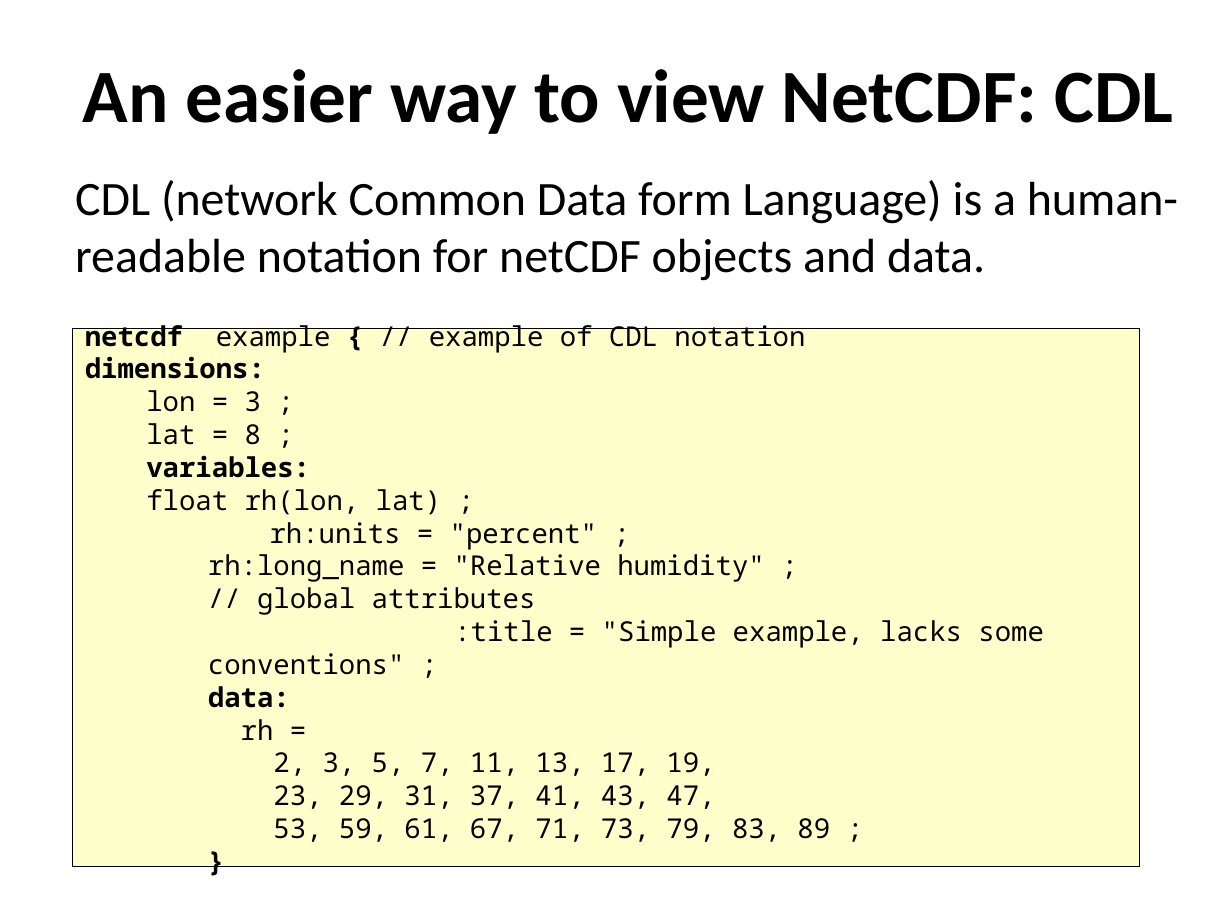
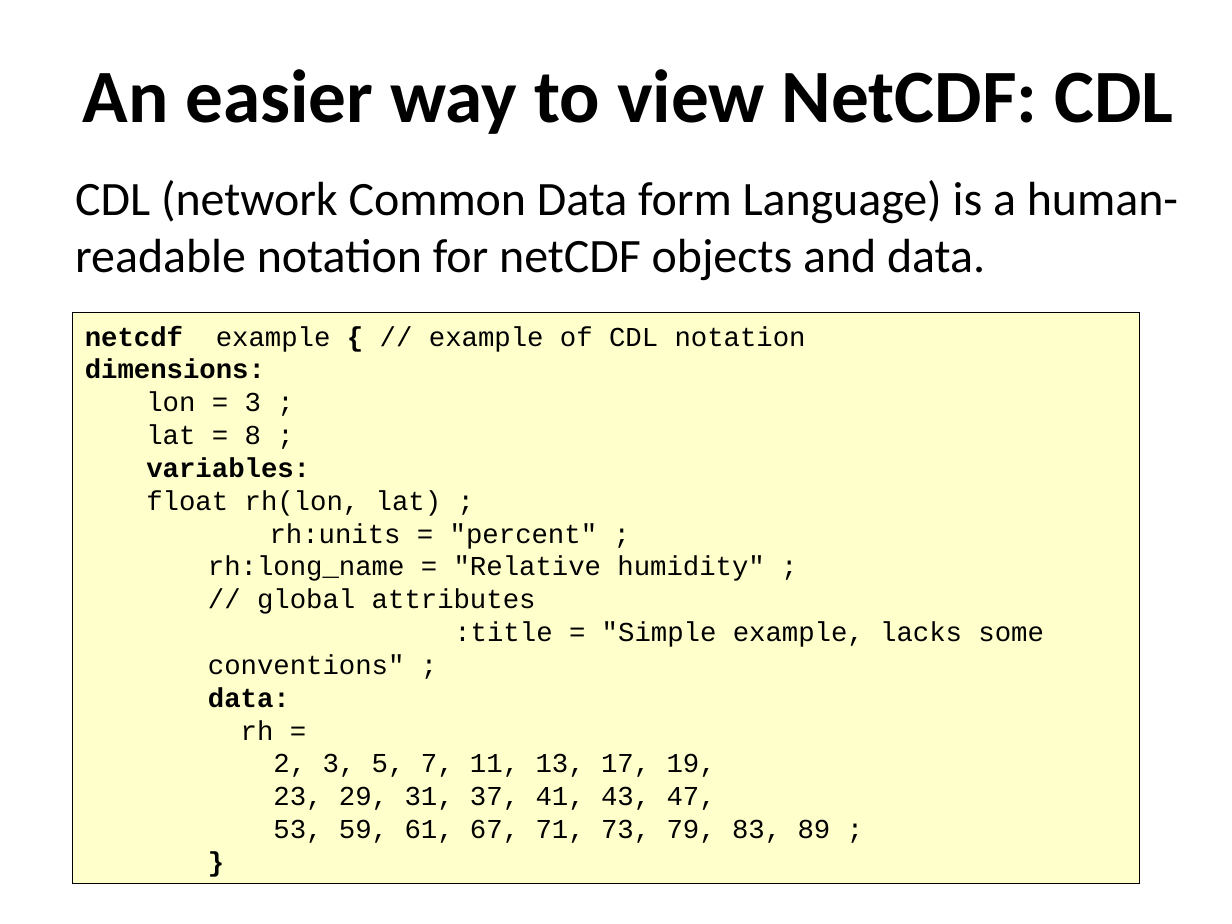
Before and after one commit to ncasuk/ncas-isc, a slide deck: slide 9 of python/presentations/read_write_data/06_netcdf_structure.ppt. Drawn at 1232x924 pixels with LibreOffice and Linux fonts; fonts in the diff are those of the drawing; background and template pictures are left out. Boxes give left, top, right and bottom in pixels: in the first picture for what was removed or moved away, otherwise in the second. Text is boxed around its words. In the diff, an @@ line names an element or a change of style, - is before the commit and + after.

Commit message:
Updated first 4 learning Python and set style for presentations

```diff
--- a/python/presentations/read_write_data/06_netcdf_structure.ppt
+++ b/python/presentations/read_write_data/06_netcdf_structure.ppt
@@ rectangle "netcdf example { // example ...": place and size @@
-rectangle "netcdf example { // example ..." at (73,329,1140,867)
+rectangle "netcdf example { // example ..." at (73,313,1140,883)
@@ rectangle "netcdf example { // example ..." at (73,313,1140,883): font Noto Sans Mono to Courier New @@
```
Also in this commit, not shown: 10 other slides changed, 8 other files.
